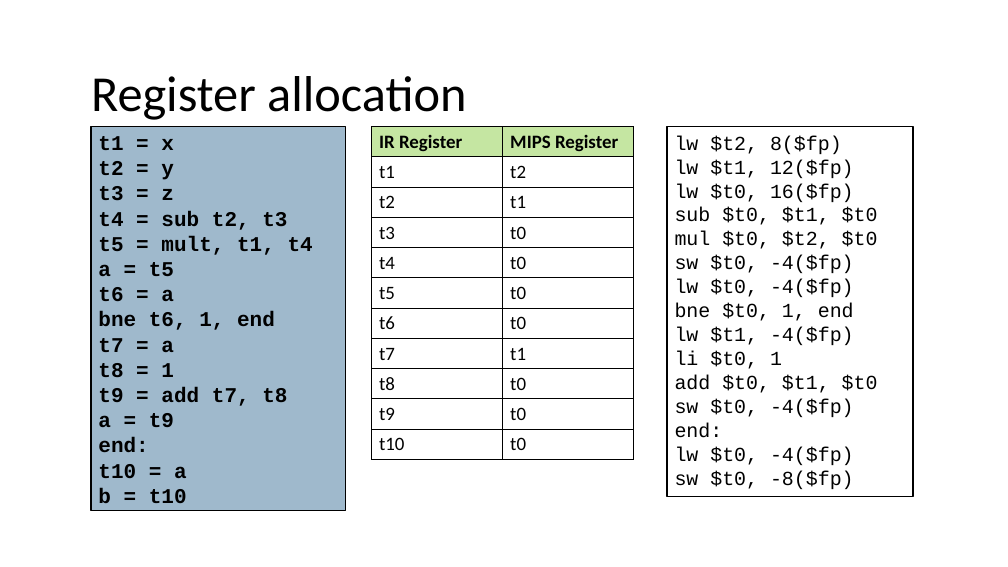
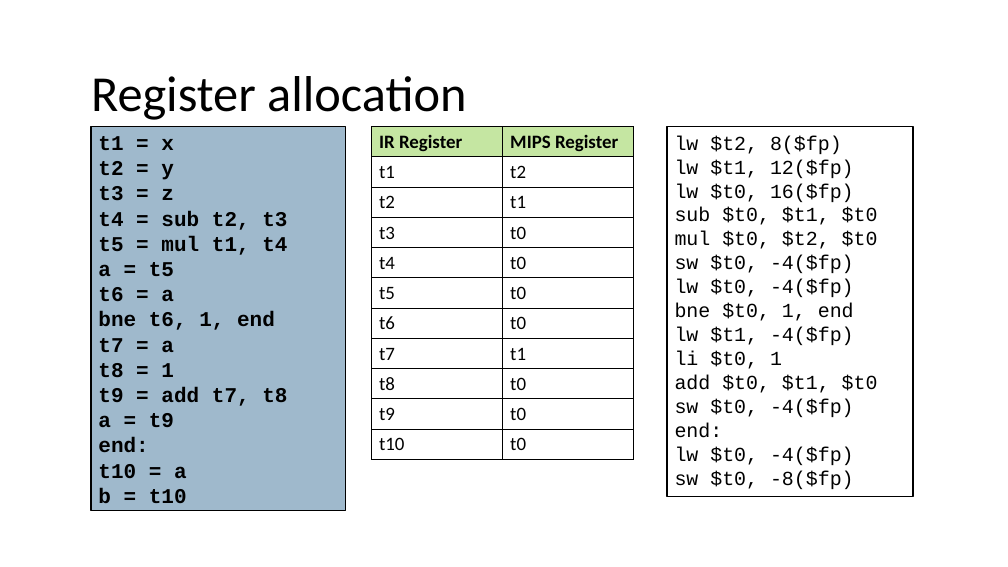
Before and after one commit to nivshani/compilation, a slide deck: slide 100 of slides/register_allocation.pptx (slide 93 before the commit). Drawn at 1008x567 pixels with LibreOffice and Linux fonts; fonts in the diff are those of the drawing. Boxes give left, top, right and bottom in pixels: in the first picture for what was removed or moved away, otherwise in the second. Text is boxed around its words. In the diff, an @@ line names an element or a change of style, - is before the commit and + after.

```diff
--- a/slides/register_allocation.pptx
+++ b/slides/register_allocation.pptx
@@ text in rectangle at box(98, 236, 287, 255): text changed @@
-t5 = mult, t1, t4
+t5 = mul t1, t4
```
Also in this commit, not shown: 37 other slides changed, 7 slides added, 3 slides removed, 1 other file.
